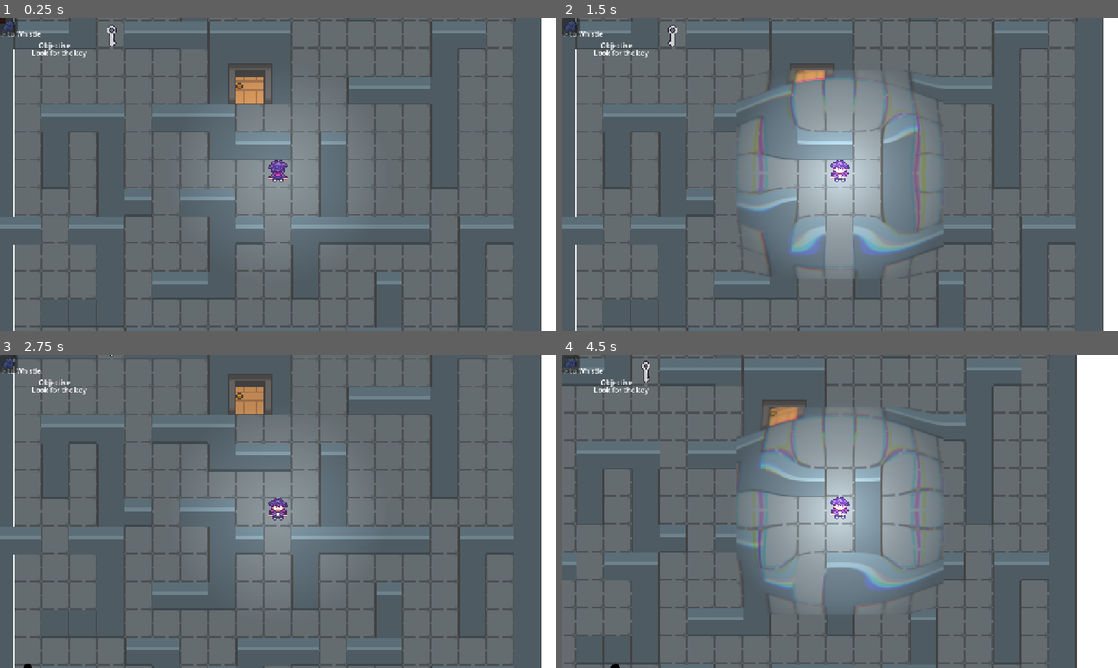
Above: before the commit, frames 1-4 (two rows, left to right).
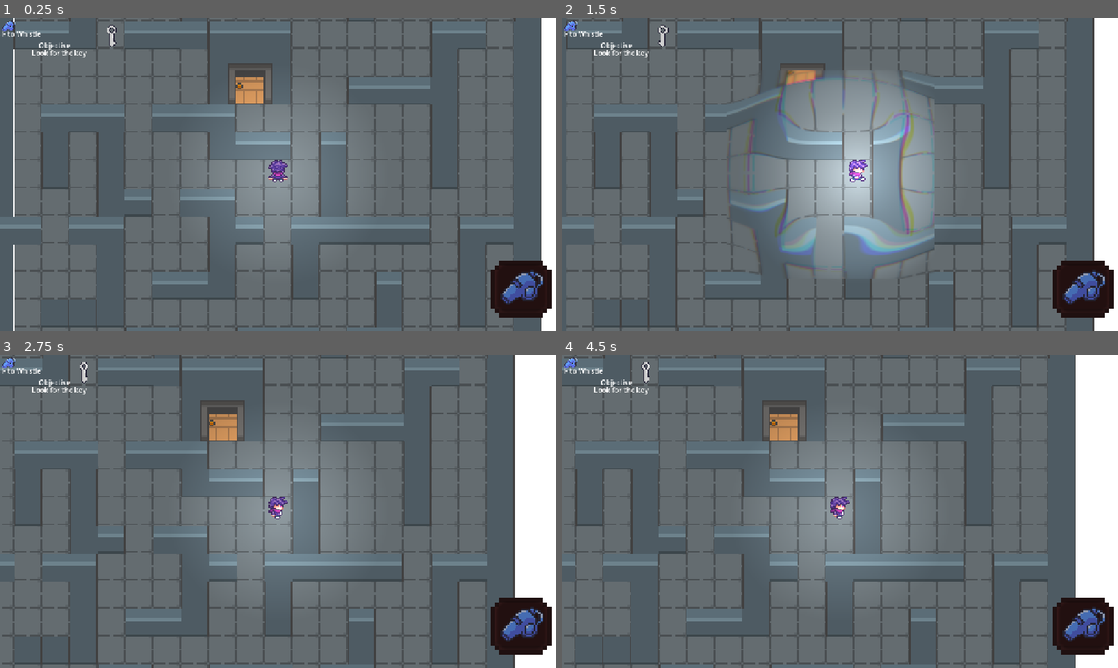
Above: after the commit, the same moments.

Repository: rstricke/Whistlefreeze52
Game: Godot game, scene res://scenes/main.tscn
Same seed, same stepped clock (60 frames per second), same inputs: the game is played once before the commit and once after it.
Inputs (mouse positions are in pixels of both pictures, inside the frame that each line leads up to):
- Up to frame 1 (0.25 s): no input
- Up to frame 2 (1.5 s): click (573, 27) at 0.52 s; tap F (whistle) at 1.25, 1.35 s; hold D (move_right) from 1.28 s (still down)
- Up to frame 3 (2.75 s): tap F (whistle) at 2, 2.1 s; release D (move_right) at 2.03 s; hold S (move_down) from 2.03 s (still down)
- Up to frame 4 (4.5 s): tap F (whistle) at 2.75, 2.85, 3.5, 3.6, 4.25, 4.35 s; release S (move_down) at 2.78 s; hold D (move_right) 2.78-3.53 s; hold W (move_up) 3.53-4.28 s; hold A (move_left) from 4.28 s (still down)

The runs differ from the first frame. In frame 1, 2.0% of the frame differs, in the area x 0-100%, y 0-96%; in frame 2, 18%; in frame 3, 22%, in the area x 0-100%, y 0-100%; in frame 4, 18%.
Error in both runs: Invalid access to property or key 'max_hp' on a base object of type 'Nil'. (res://scripts/player.gd:34)

Commit message:
Whistle UI

Diff:
--- a/game/scenes/hud.tscn
+++ b/game/scenes/hud.tscn
@@ -3,6 +3,7 @@
 [ext_resource type="Script" uid="uid://j4n035g6mq05" path="res://scripts/hud.gd" id="1_ahhtf"]
 [ext_resource type="Texture2D" uid="uid://c5is14ti1spl2" path="res://assets/hearts/hearts/heartDisplay.png" id="2_5ysmq"]
 [ext_resource type="Texture2D" uid="uid://djds2b5h1k7nm" path="res://assets/gui/FreeHorrorUi.png" id="2_oo0fn"]
+[ext_resource type="Texture2D" uid="uid://cxe2r1en3e65j" path="res://assets/whistle.png" id="4_6fi6k"]
 
 [sub_resource type="AtlasTexture" id="AtlasTexture_5pdws"]
 atlas = ExtResource("2_5ysmq")
@@ -34,11 +35,7 @@
 
 [sub_resource type="AtlasTexture" id="AtlasTexture_mphia"]
 atlas = ExtResource("2_oo0fn")
-region = Rect2(17, 2, 14, 13)
-
-[sub_resource type="AtlasTexture" id="AtlasTexture_0m4u7"]
-
-[sub_resource type="AtlasTexture" id="AtlasTexture_apjy4"]
+region = Rect2(17, 34, 14, 13)
 
 [node name="HUD" type="Control" unique_id=873675742]
 layout_mode = 3
@@ -60,8 +57,6 @@
 anchor_bottom = 1.0
 grow_horizontal = 2
 grow_vertical = 2
-
-[node name="Sprite2D" type="Sprite2D" parent="MainMenu" unique_id=1579082946]
 
 [node name="PlayButton" type="TextureButton" parent="MainMenu" unique_id=897915002]
 layout_mode = 0
@@ -111,18 +106,24 @@
 offset_right = 184.0
 offset_bottom = 48.0
 
-[node name="Panel" type="Panel" parent="GameMenu" unique_id=1495864507]
-layout_mode = 0
-offset_right = 40.0
-offset_bottom = 40.0
+[node name="Sprite2D" type="Sprite2D" parent="GameMenu" unique_id=976650929]
+position = Vector2(1199.9999, 623.99994)
+scale = Vector2(10, 10)
+texture = SubResource("AtlasTexture_mphia")
 
-[node name="TextureButton" type="TextureButton" parent="GameMenu/Panel" unique_id=1430108874]
-layout_mode = 0
-offset_right = 40.0
-offset_bottom = 40.0
-texture_normal = SubResource("AtlasTexture_mphia")
-texture_pressed = SubResource("AtlasTexture_0m4u7")
-texture_hover = SubResource("AtlasTexture_apjy4")
+[node name="Sprite2D" type="Sprite2D" parent="GameMenu/Sprite2D" unique_id=1579082946]
+position = Vector2(1.2207031e-05, 6.1035157e-06)
+scale = Vector2(0.4, 0.4)
+texture = ExtResource("4_6fi6k")
+
+[node name="WhistleBar" type="ProgressBar" parent="GameMenu/Sprite2D/Sprite2D" unique_id=521934589]
+modulate = Color(0, 0, 0, 1)
+offset_left = -14.0
+offset_top = -14.0
+offset_right = 14.0
+offset_bottom = 13.0
+fill_mode = 3
+show_percentage = false
 
 [connection signal="pressed" from="MainMenu/PlayButton" to="." method="play"]
 [connection signal="pressed" from="MainMenu/ExitMenu" to="." method="_on_exit_menu_pressed"]
--- a/game/scripts/game_manager.gd
+++ b/game/scripts/game_manager.gd
@@ -19,3 +19,6 @@
 	hp += amount
 	hp = clamp(hp, 0, max_hp)
 	health_changed.emit(hp,max_hp)
+
+func update_whistle(current, maxi):
+	hud.update_whistle(current, maxi)
--- a/game/scripts/hud.gd
+++ b/game/scripts/hud.gd
@@ -14,6 +14,7 @@
 @export var h_empty: AtlasTexture
 
 
+@onready var whistle_bar: ProgressBar = $GameMenu/Sprite2D/Sprite2D/WhistleBar
 
 
 func _ready() -> void:
@@ -52,6 +53,9 @@
 		else:
 			hearts[n-i-1].texture = h_empty
 
+func update_whistle(current, max_whistle):
+	whistle_bar.value = current * 100 / max_whistle
+
 
 func play():
 	get_tree().change_scene_to_file("res://scenes/main.tscn")
--- a/game/scripts/player.gd
+++ b/game/scripts/player.gd
@@ -111,6 +111,7 @@
 
 func end_turn() -> void:
 	whistle_cd -= 1
+	GameManager.update_whistle(whistle_cd,whistle_cd_base)
 	player_turn = false
 	TURN_END.emit()
 
